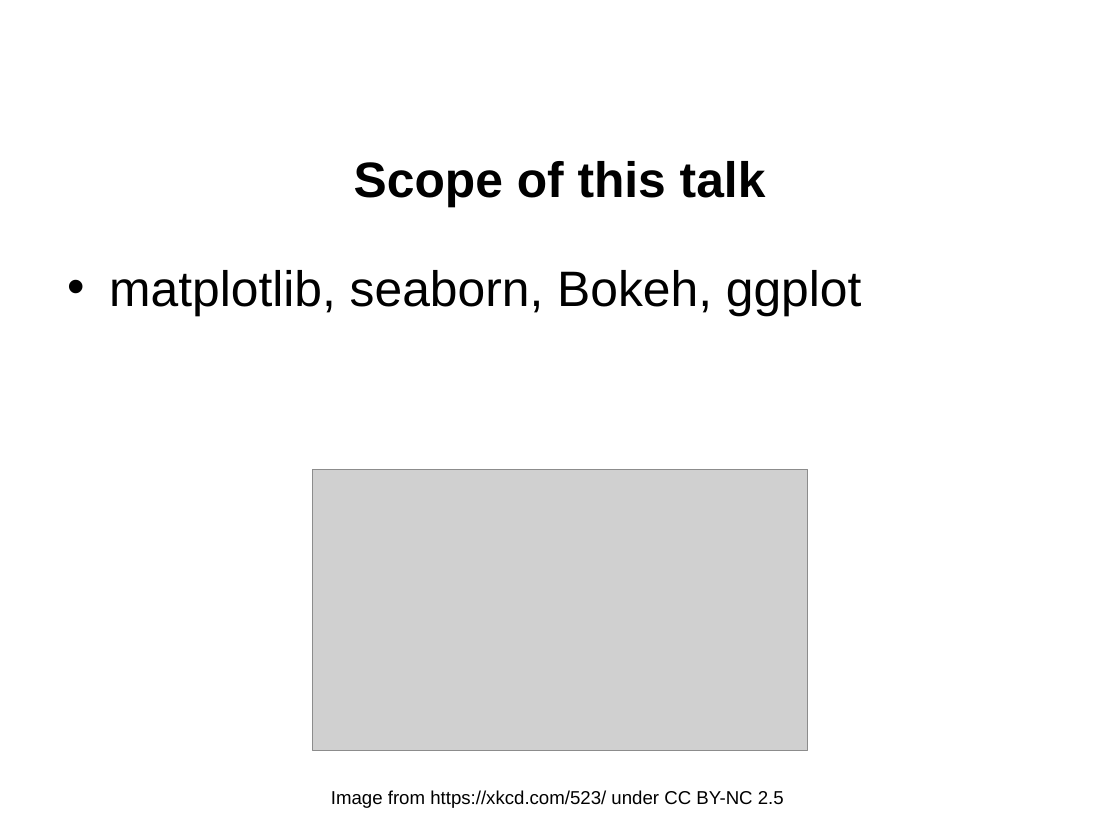
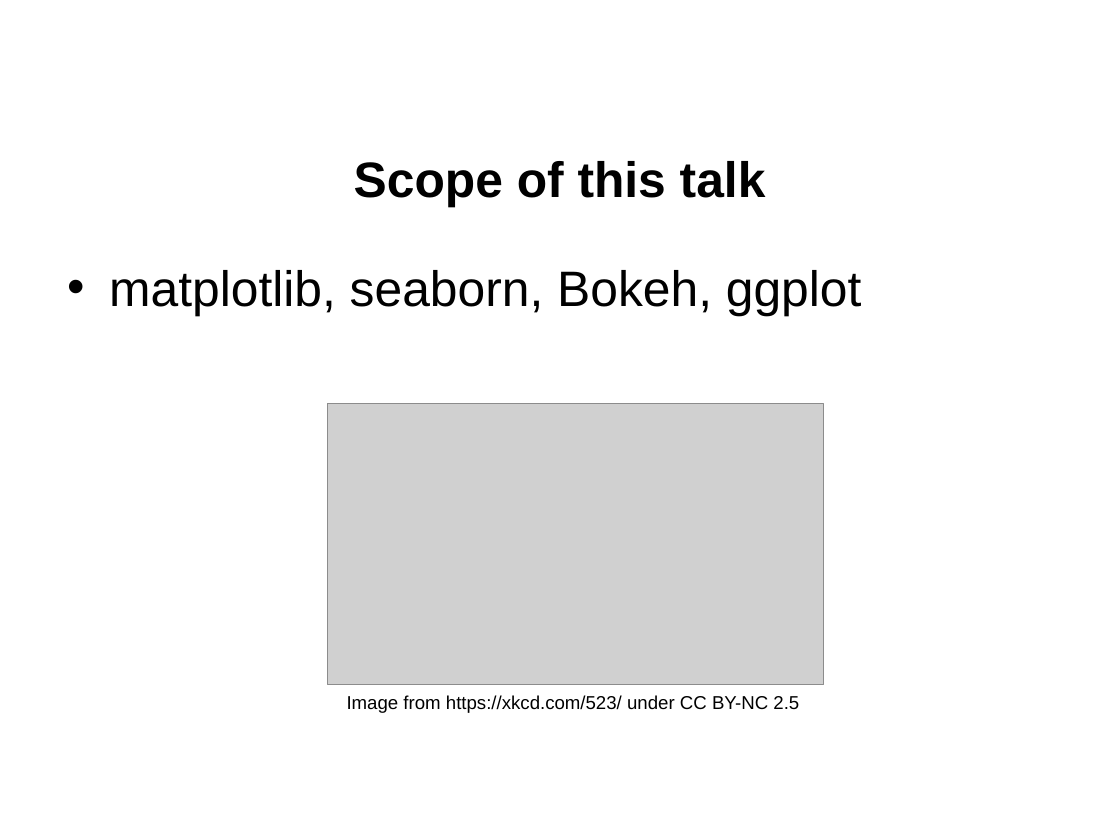
Before and after one commit to jgerity/talks, a slide deck: slide 2 of 2016/computing_workgroup/python_plotting/python_plotting.pptx. Drawn at 1120x840 pixels with LibreOffice and Linux fonts; fonts in the diff are those of the drawing; grey boxes stand for pictures; background and template pictures are left out. Boxes give left, top, right and bottom in pixels: in the first picture for what was removed or moved away, otherwise in the second. Text is boxed around its words. In the diff, an @@ line names an element or a change of style, - is before the commit and + after.

```diff
--- a/2016/computing_workgroup/python_plotting/python_plotting.pptx
+++ b/2016/computing_workgroup/python_plotting/python_plotting.pptx
@@ picture moved from (x1=312, y1=469, x2=809, y2=750) to (x1=328, y1=404, x2=824, y2=685) @@
@@ text "Image from https://xkcd.com/523/ under CC ..." moved from (x1=331, y1=790, x2=784, y2=808) to (x1=347, y1=695, x2=799, y2=713) @@
```
Also in this commit, not shown: 5 other slides changed, 1 slide added, 1 other file.
